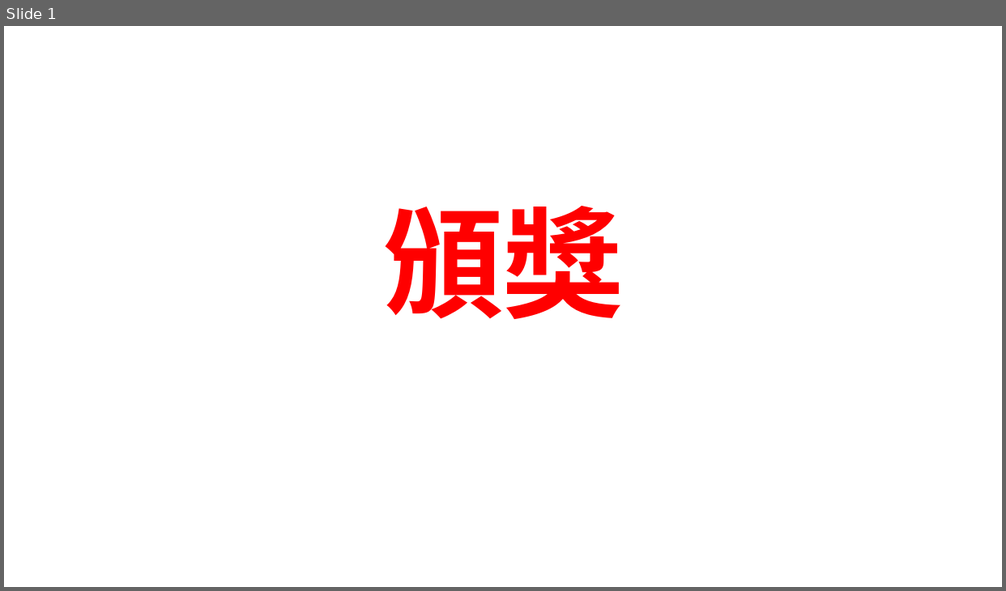
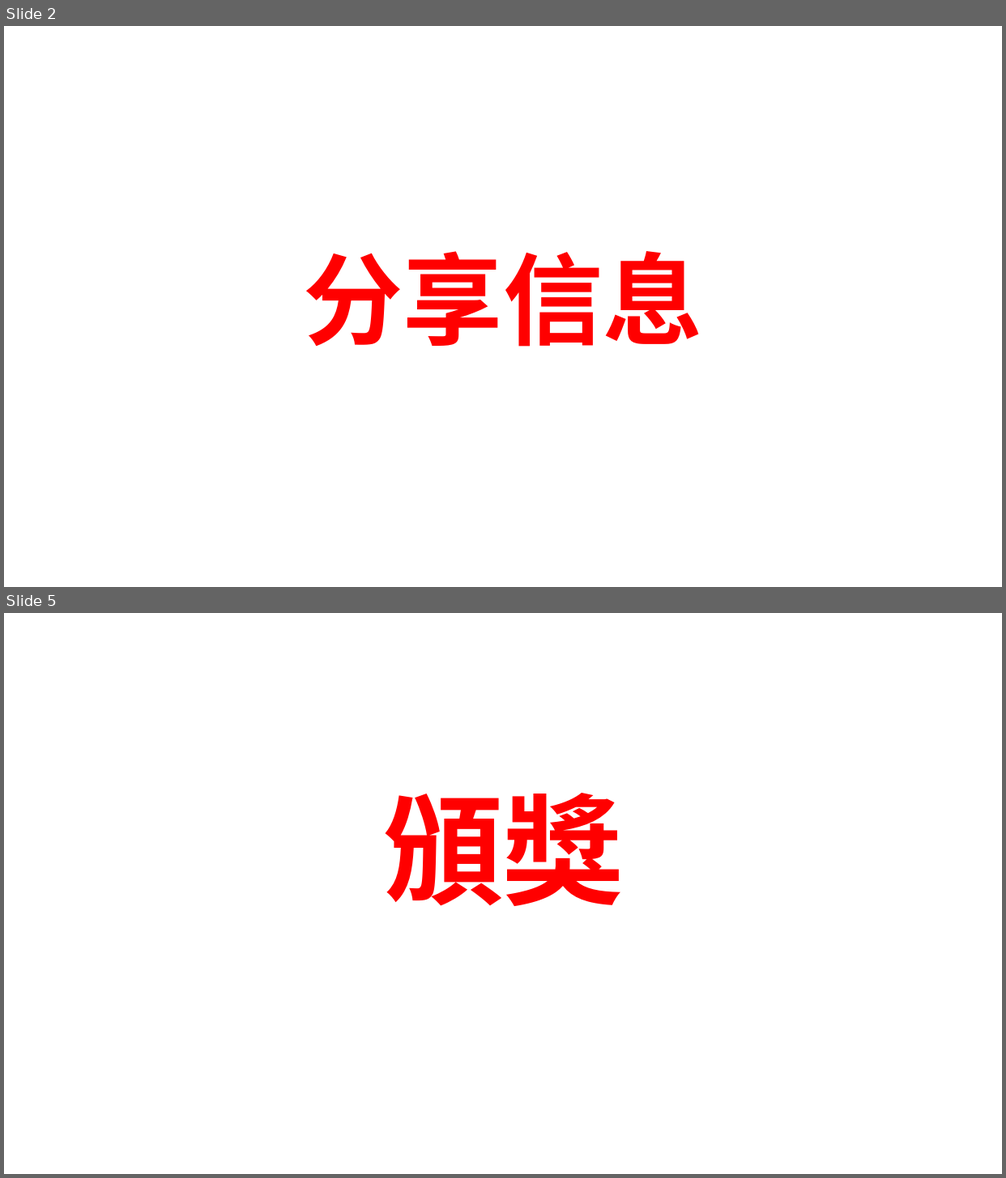
Before and after one commit to batisuoc/bible-school, a slide deck: 2022年主日學結業禮頒獎.pptx. Shown one above the other, each under a label of ours: slide 1 before the commit, slides 2 and 5 after it; the slides between them are not shown. The pictures are 1006x591 and 1006x1178 pixels, drawn with LibreOffice and Linux fonts; fonts in the diff are those of the drawing; background and template pictures are left out. Boxes give left, top, right and bottom in pixels: in the first picture for what was removed or moved away, otherwise in the second. Text is boxed around its words. In the diff, an @@ line names an element or a change of style, - is before the commit and + after.

```diff
--- a/2022年主日學結業禮頒獎.pptx
+++ b/2022年主日學結業禮頒獎.pptx
@@ slide 2 added at [4,26,1002,587], background picture (left out) @@
@@ title added at [304,251,703,347], 96 pt, text #FF0000, bold @@
+分享信息
@@ what was slide 1 is now slide 5 @@
```
Also in this commit, not shown: 4 slides changed, 8 other slides added.
